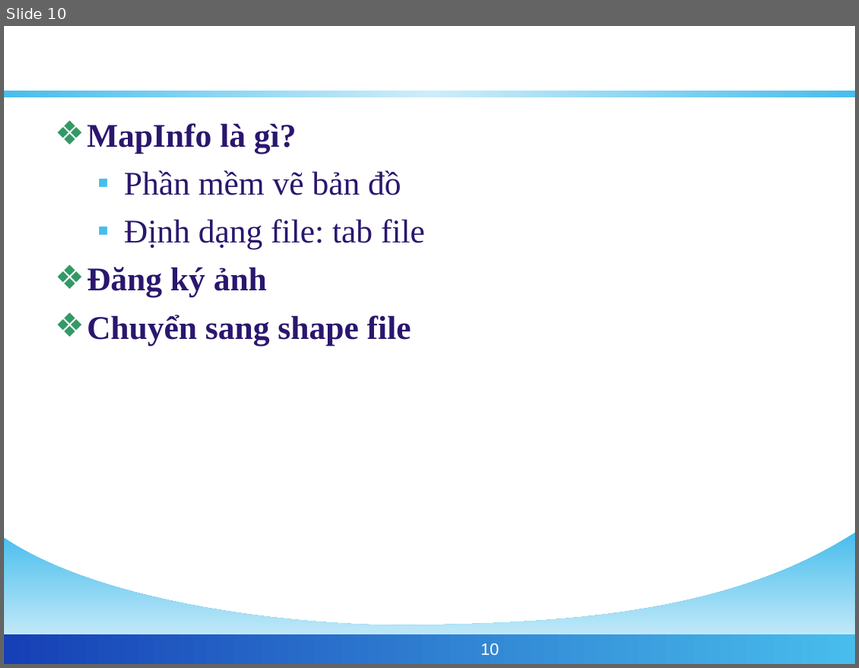
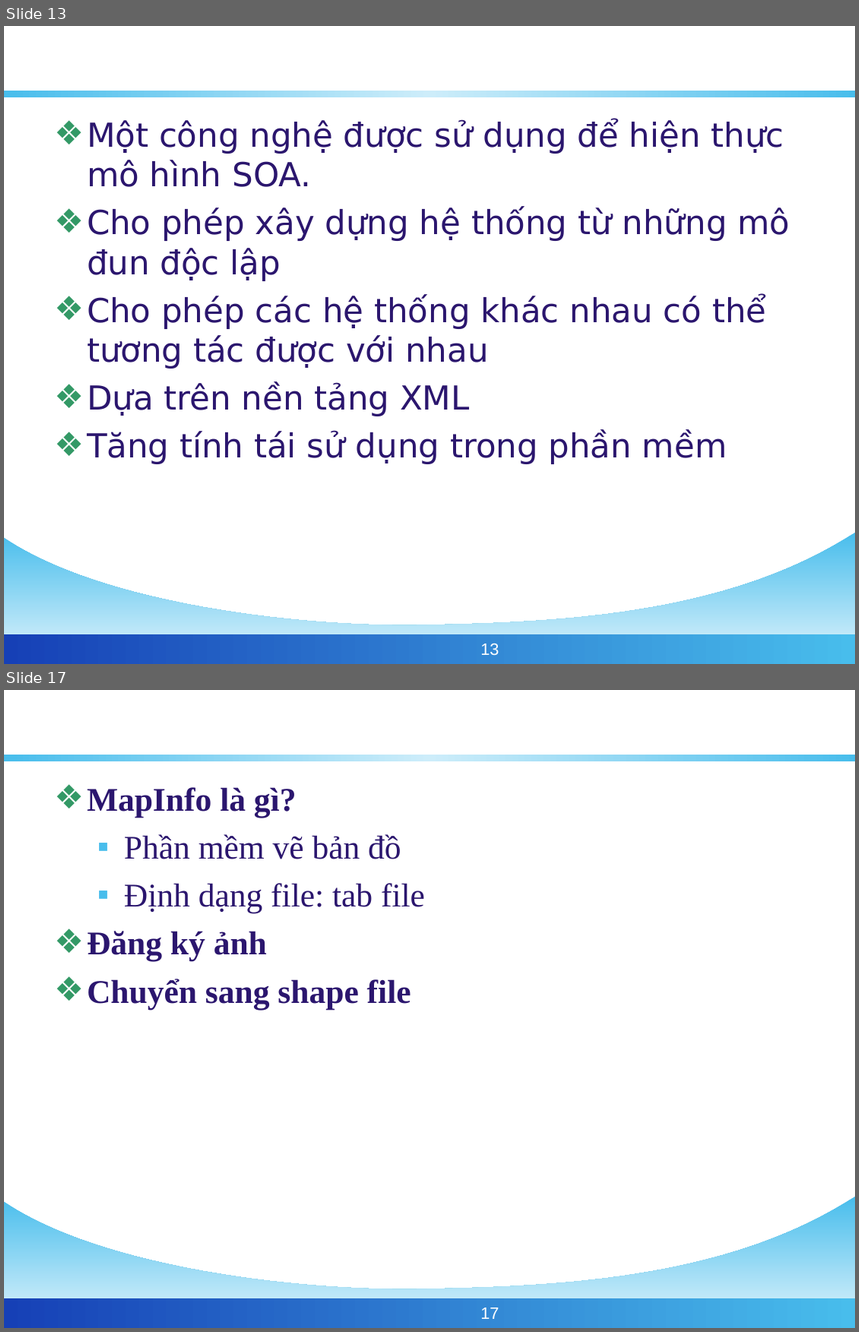
Before and after one commit to phamngsinh/cantho-webgis, a slide deck: Document/Bao Cao/BaoCaoLuanVan.ppt. Shown one above the other, each under a label of ours: slide 10 before the commit, slides 13 and 17 after it; the slides between them are not shown. The pictures are 859x668 and 859x1332 pixels, drawn with LibreOffice and Linux fonts; fonts in the diff are those of the drawing; background and template pictures are left out. Boxes give left, top, right and bottom in pixels: in the first picture for what was removed or moved away, otherwise in the second. Text is boxed around its words. In the diff, an @@ line names an element or a change of style, - is before the commit and + after.

```diff
--- a/Document/Bao Cao/BaoCaoLuanVan.ppt
+++ b/Document/Bao Cao/BaoCaoLuanVan.ppt
@@ slide 13 added at <box>4,26,855,664</box>, background #FFFFFF; not listed: 3 template elements that a slide beside it also shows @@
@@ title added at <box>291,47,567,91</box>, 32 pt, text #FFFFFF, bold @@
+WEBSERVICE
@@ text added at <box>87,120,790,465</box>, 28 pt, text #2B166E @@
+❖ Một công nghệ được sử dụng để hiện thực mô hình SOA.
+❖ Cho phép xây dựng hệ thống từ những mô đun độc lập
+❖ Cho phép các hệ thống khác nhau có thể tương tác được với nhau
+❖ Dựa trên nền tảng XML
+❖ Tăng tính tái sử dụng trong phần mềm
@@ page number added at <box>481,644,499,655</box>, 14 pt, text #FFFFFF @@
+13
@@ what was slide 10 is now slide 17 @@
@@ page number at <box>481,1308,499,1319</box>: text changed @@
-10
+17
```
Also in this commit, not shown: 7 slides changed, 6 other slides added.
